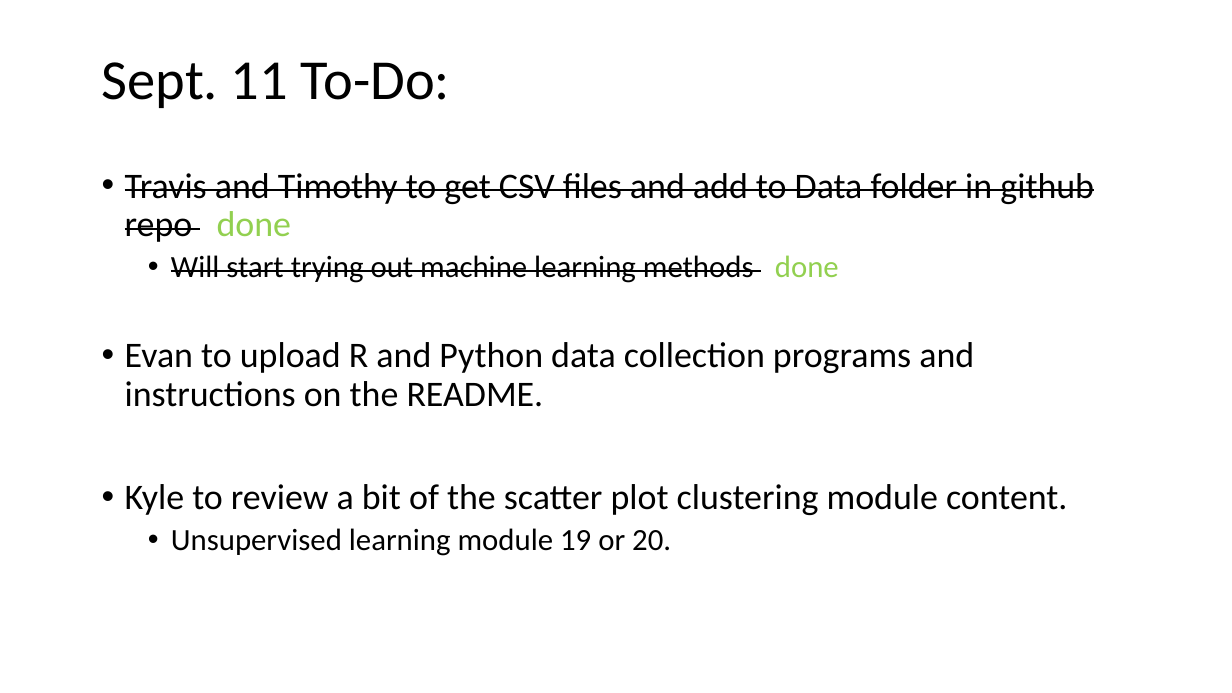
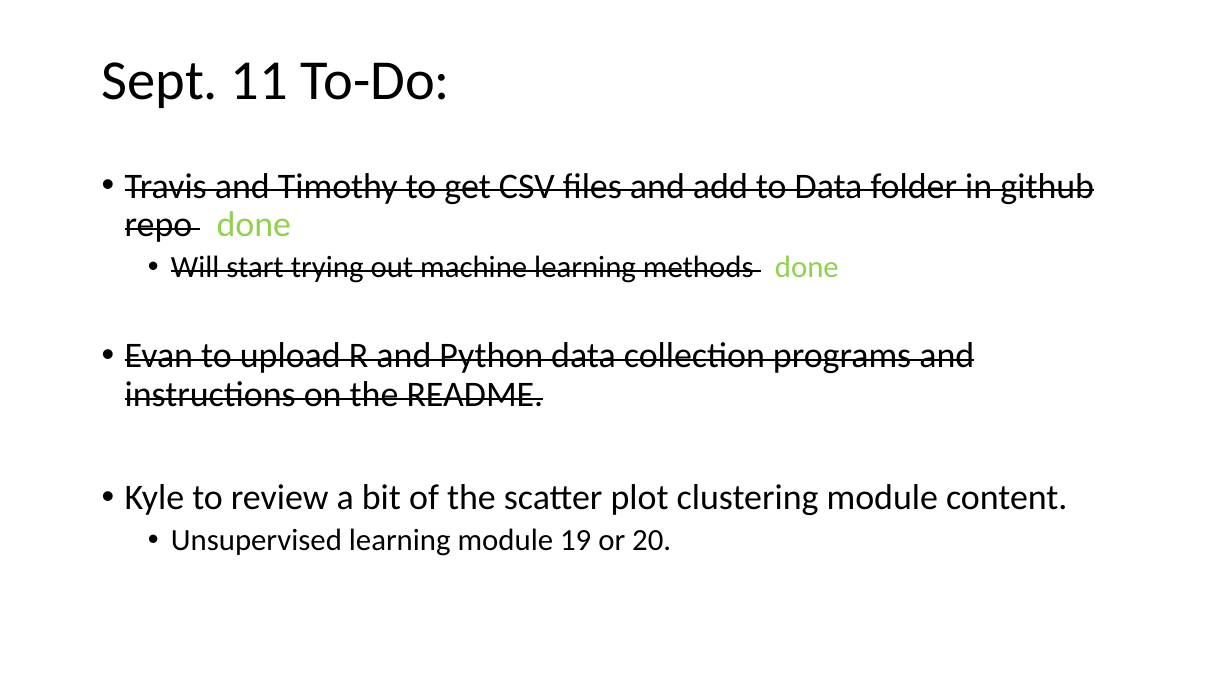
Before and after one commit to Evdawg/Project_4_FF_ML, a slide deck: slide 5 of Project_3_outline.pptm. Drawn at 1232x693 pixels with LibreOffice and Linux fonts; fonts in the diff are those of the drawing. Boxes give left, top, right and bottom in pixels: in the first picture for what was removed or moved away, otherwise in the second. Text is boxed around its words. In the diff, an @@ line names an element or a change of style, - is before the commit and + after.

```diff
--- a/Project_3_outline.pptm
+++ b/Project_3_outline.pptm
@@ text at [125,342,974,407]: strikethrough on in "Evan to upload R and Python data ..." @@
```
Also in this commit, not shown: 4 other slides changed, 2 other files.
